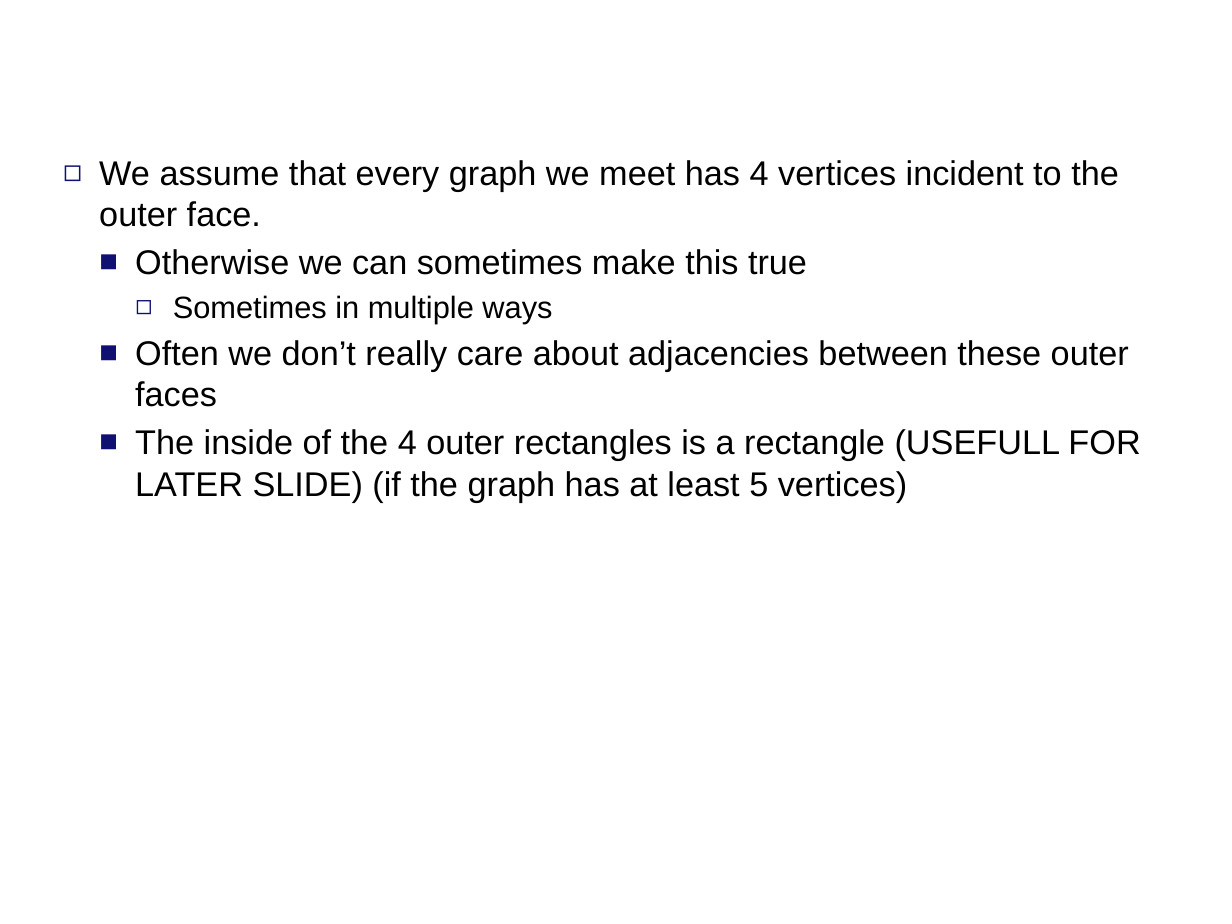
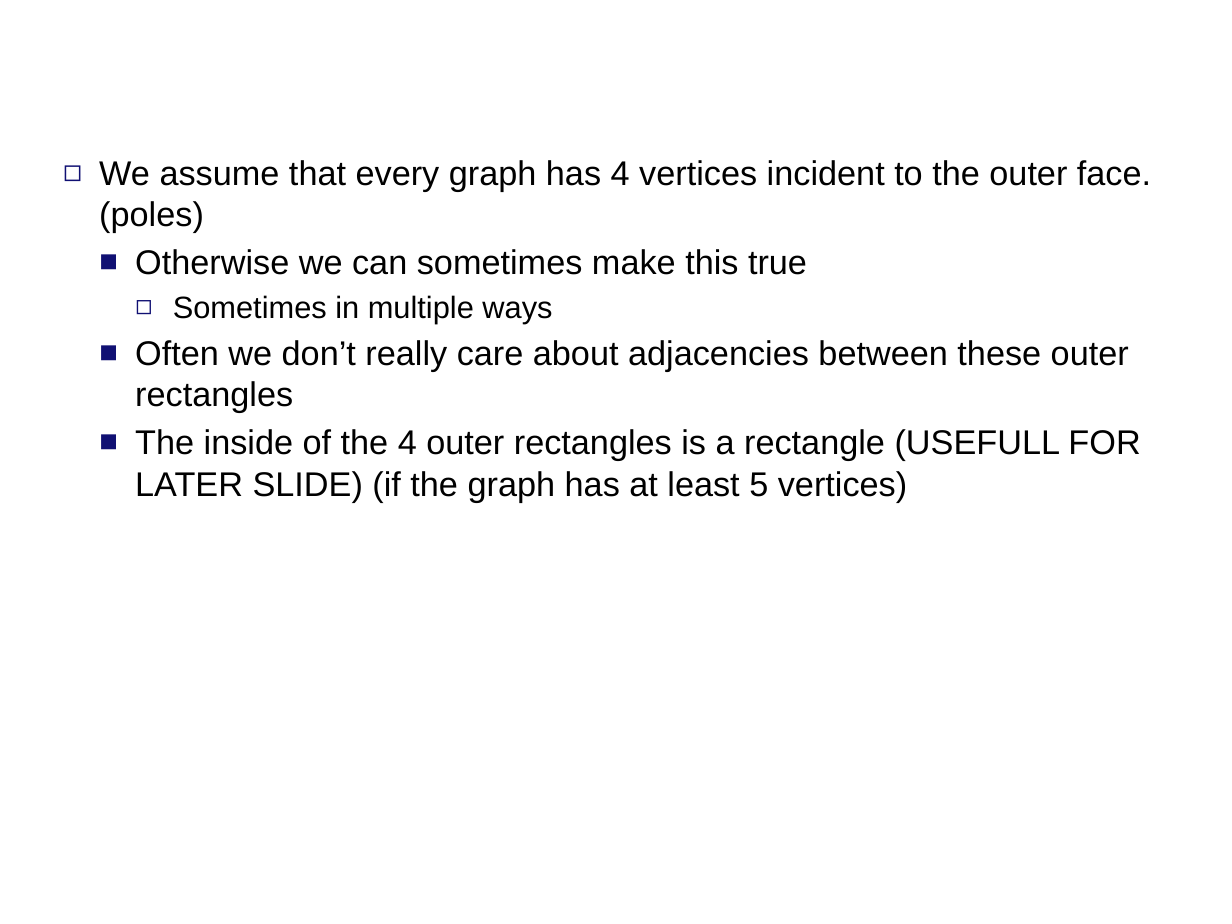
Before and after one commit to SanderBeekhuis/area-universal-duals, a slide deck: slide 11 of midtermtalk/talk3.pptx. Drawn at 1232x924 pixels with LibreOffice and Linux fonts; fonts in the diff are those of the drawing; background and template pictures are left out. Boxes give left, top, right and bottom in pixels: in the first picture for what was removed or moved away, otherwise in the second. Text is boxed around its words. In the diff, an @@ line names an element or a change of style, - is before the commit and + after.

Commit message:
work on presentation

```diff
--- a/midtermtalk/talk3.pptx
+++ b/midtermtalk/talk3.pptx
@@ text at [99,160,1151,233]: text changed @@
-◻ We assume that every graph we meet has 4 vertices incident to the outer face.
+◻ We assume that every graph has 4 vertices incident to the outer face. (poles)
@@ text at [135,340,1129,413]: text changed @@
-  ■ Often we don’t really care about adjacencies between these outer faces
+  ■ Often we don’t really care about adjacencies between these outer rectangles
```
Also in this commit, not shown: 2 other slides changed, 6 slides added, 1 other file.
